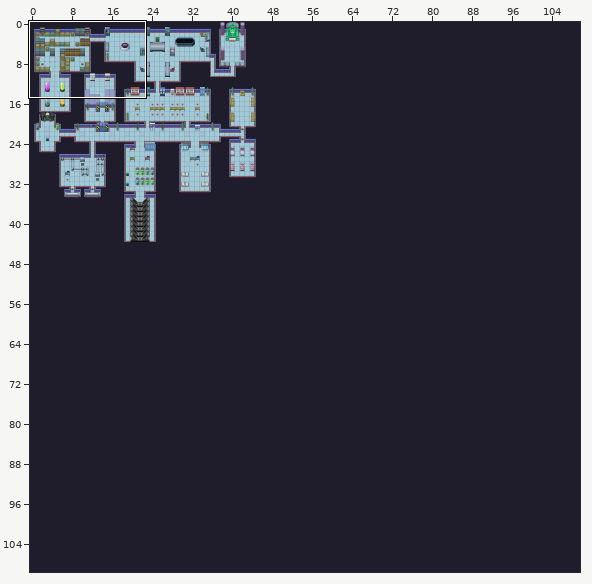
Level history. Tiled map: map.tmx. Above: a wide view before the commit, with the close-up outlined.
Close-up. Earlier state:
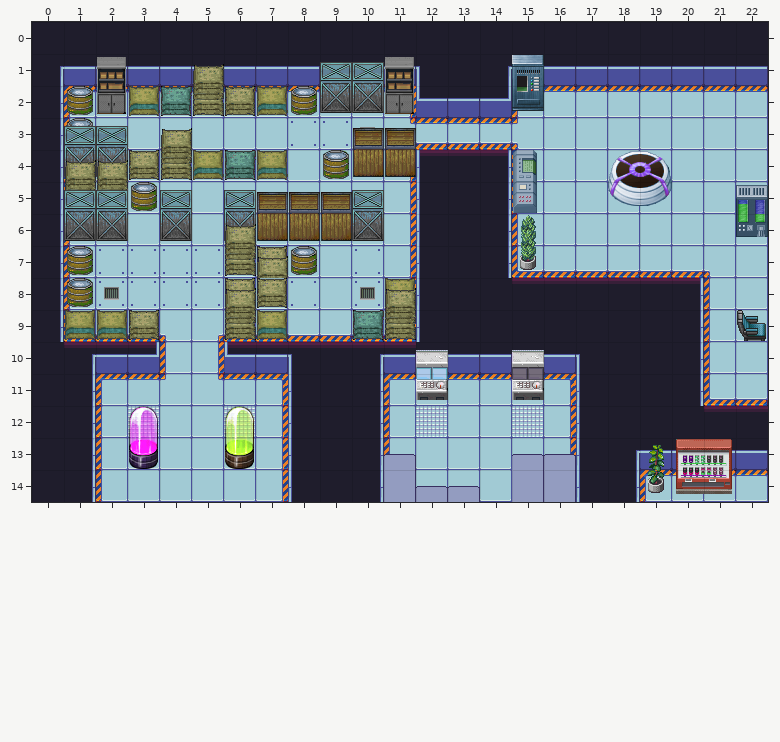
Cells are 32x32 px. Shown: x 0..22, y 0..14. The commit also changed other parts of the map, which this record leaves out.
Now the later version:
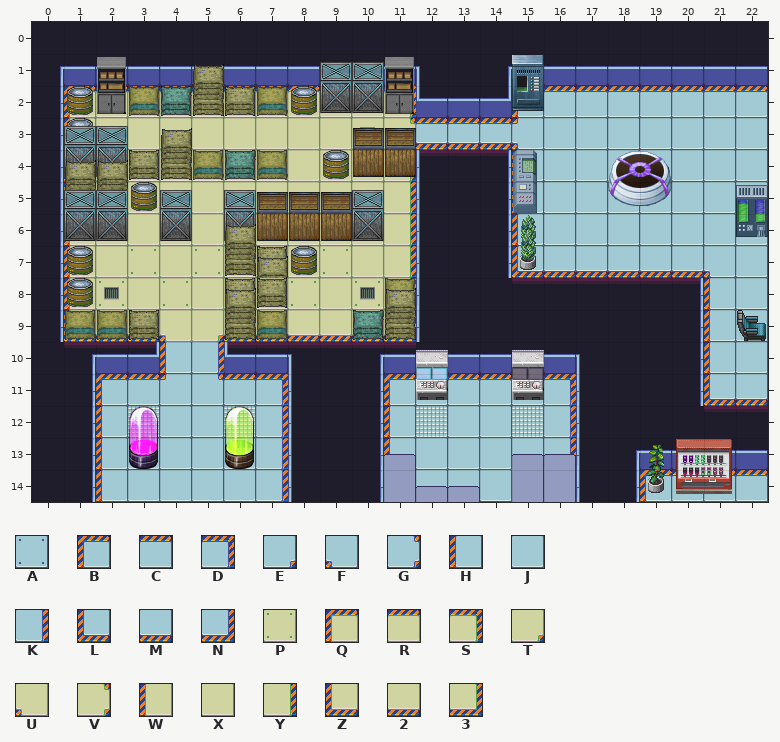
Key: from "TILES": A 28, B 40, C 41, D 42, E 44, F 45, G 51, H 60, J 61, K 62, L 80, M 81, N 82, P 848, Q 860, R 861, S 862, T 864, U 865, V 871, W 880, X 881, Y 882, Z 900, 2 901, 3 902.
_ is an empty cell.
Changes in this commit:
{"where": "layer \"floor (это пол, по которому мы\""}
{"y":2,"x":1,"old":"BCCCCCCCCCD","new":"QRRRRRRRRRS"}
{"y":3,"x":1,"old":"HJJJJJJAAJG","new":"WXXXXXXXXXV"}
{"y":4,"x":3,"old":"JJJJJJJJK","new":"XXXXXXXXY"}
{"y":5,"x":3,"old":"JJJJJJJJK","new":"XXXXXXXXY"}
{"y":6,"x":1,"old":"HJJJJ","new":"WXXXX"}
{"y":6,"x":7,"old":"JJJJK","new":"XXXXY"}
{"y":7,"x":1,"old":"HAAAAJJJJAK","new":"WXPXPXPXPXY"}
{"y":8,"x":1,"old":"HAAAAAJAJAK","new":"WPXPXPXPXPY"}
{"y":9,"x":1,"old":"LMMFEMMMMMN","new":"Z22UT222223"}
{"label":"changed","picture_box":[69,91,416,342]}
